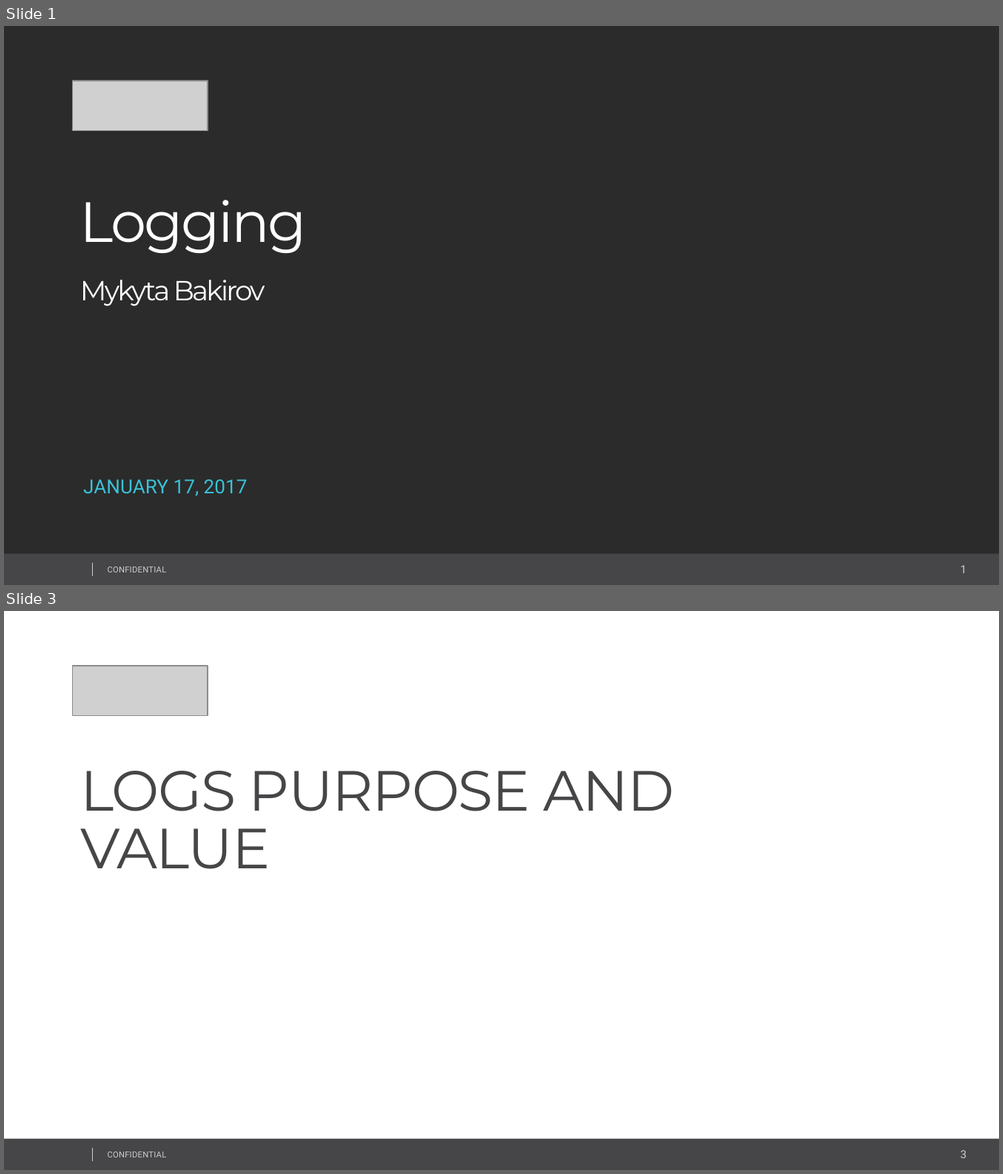
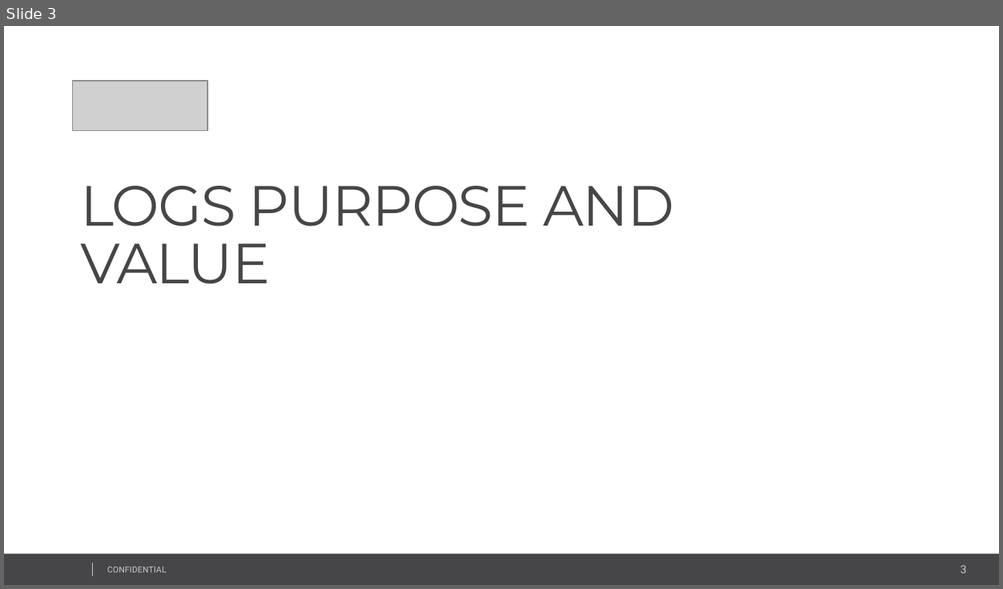
Before and after one commit to maksim-soldatenko/Caching_CDP_2017, a slide deck: LoggingLecture/presentation/Logging.pptx. Shown one above the other, each under a label of ours: slides 1 and 3 before the commit, slide 3 after it; the slides between them are not shown. The pictures are 1003x1174 and 1003x589 pixels, drawn with LibreOffice and Linux fonts; fonts in the diff are those of the drawing; grey boxes stand for pictures; background and template pictures are left out; a plain dark background stands for a picture behind light text. Boxes give left, top, right and bottom in pixels: in the first picture for what was removed or moved away, otherwise in the second. Text is boxed around its words. In the diff, an @@ line names an element or a change of style, - is before the commit and + after.

```diff
--- a/LoggingLecture/presentation/Logging.pptx
+++ b/LoggingLecture/presentation/Logging.pptx
@@ slide 1 removed at (4, 26, 999, 585), background picture (left out); not listed: 4 template elements that a slide beside it also shows @@
@@ picture removed at (73, 81, 208, 130) @@
@@ text removed at (80, 200, 307, 306) @@
-Logging
-Mykyta Bakirov
@@ text removed at (83, 480, 247, 497) @@
-JANUARY 17, 2017
```
Also in this commit, not shown: 4 slides changed, 1 slide added, 7 other slides removed.
